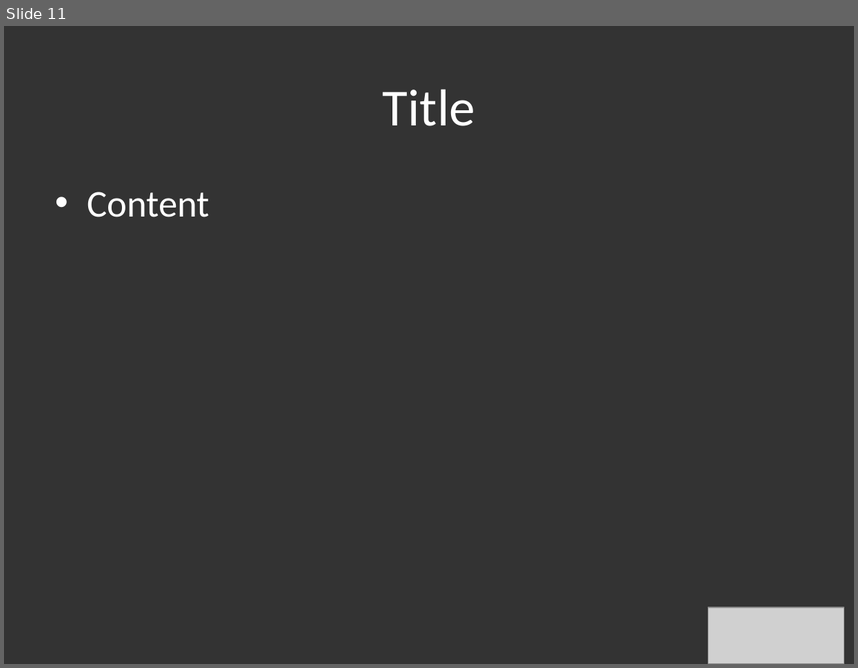
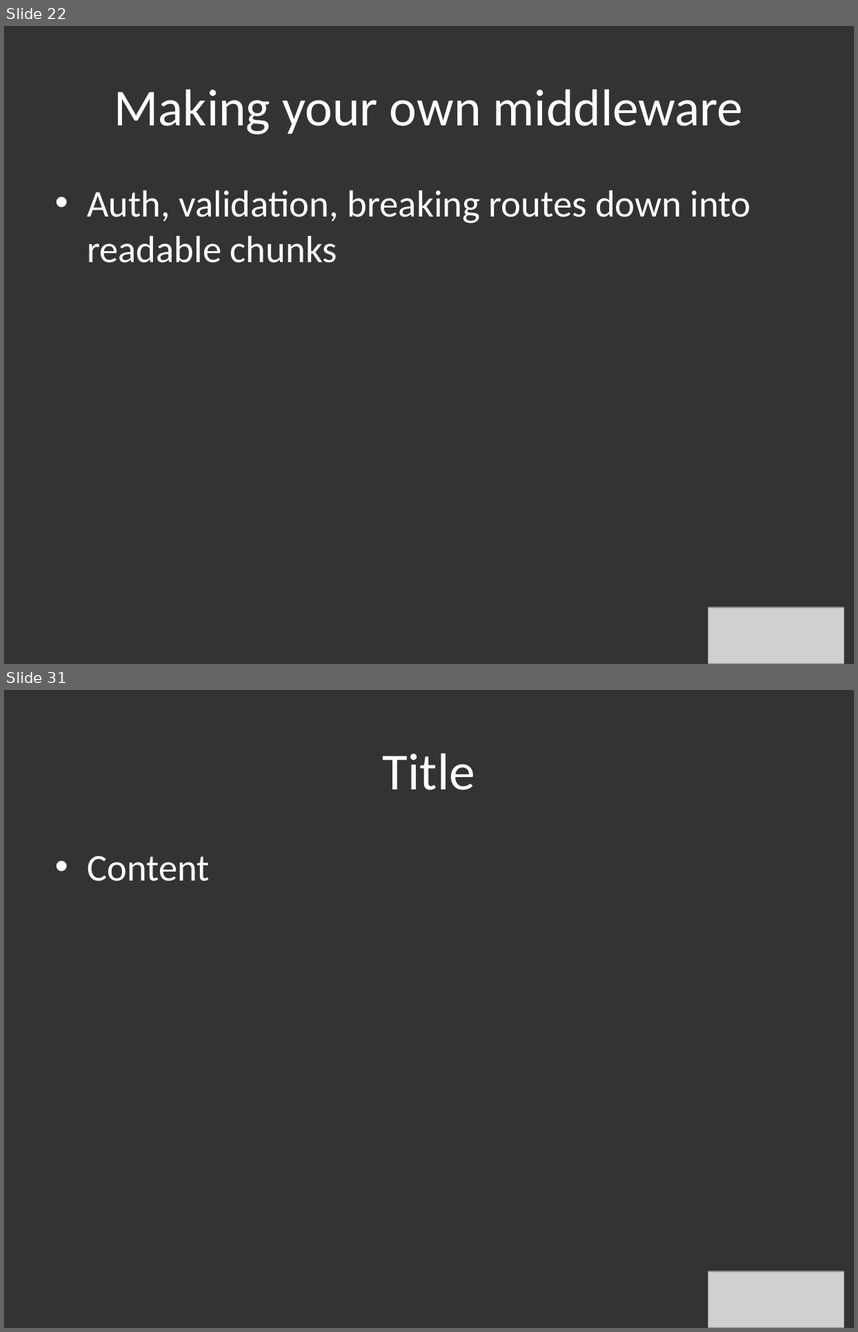
Before and after one commit to hlfshell/node.jSTL-Intro-Series---An-Introduction-to-Express, a slide deck: nodejs intro to express.pptx. Shown one above the other, each under a label of ours: slide 11 before the commit, slides 22 and 31 after it; the slides between them are not shown. The pictures are 858x668 and 858x1332 pixels, drawn with LibreOffice and Linux fonts; fonts in the diff are those of the drawing; grey boxes stand for pictures. Boxes give left, top, right and bottom in pixels: in the first picture for what was removed or moved away, otherwise in the second. Text is boxed around its words. In the diff, an @@ line names an element or a change of style, - is before the commit and + after.

```diff
--- a/nodejs intro to express.pptx
+++ b/nodejs intro to express.pptx
@@ slide 22 added at [4, 26, 854, 664], background #333333 @@
@@ title added at [114, 89, 744, 134], 44 pt, text #FFFFFF @@
+Making your own middleware
@@ text added at [87, 190, 751, 263], 32 pt, text #FFFFFF @@
+• Auth, validation, breaking routes down into readable chunks
@@ picture added at [708, 606, 844, 664] @@
@@ what was slide 11 is now slide 31 @@
```
Also in this commit, not shown: 3 slides changed, 20 other slides added, 1 slide removed, 8 other files.
